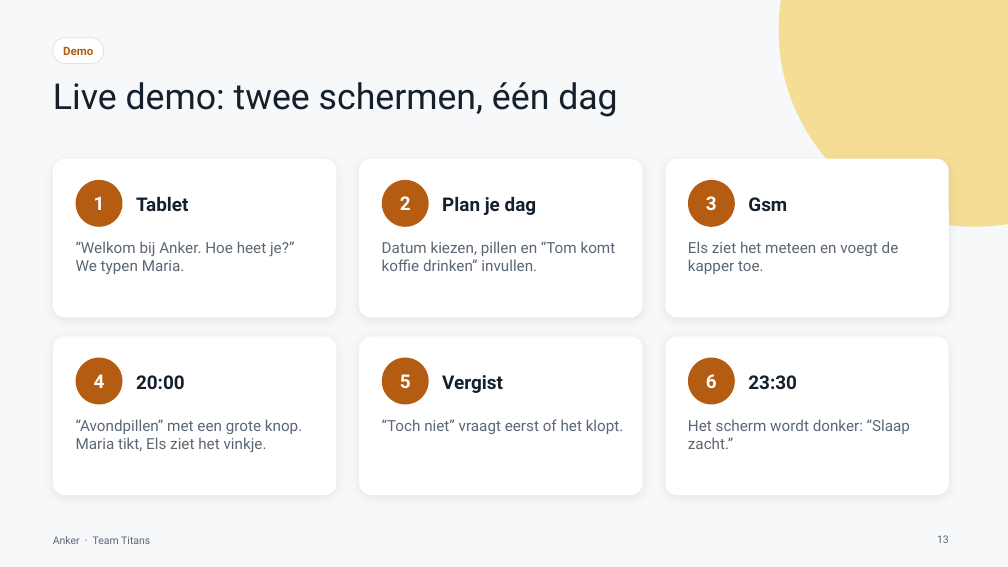
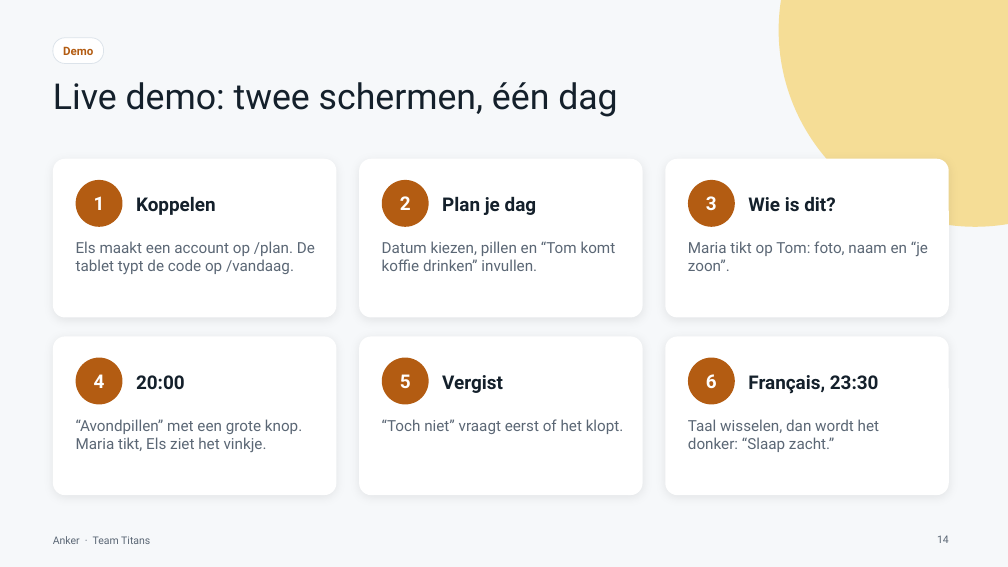
Before and after one commit to sergiuNE/Titans---Hack_The_Future, a slide deck: slide 14 of Documentation/Anker-pitch.pptx (slide 13 before the commit). Drawn at 1008x567 pixels with LibreOffice and Linux fonts; fonts in the diff are those of the drawing. Boxes give left, top, right and bottom in pixels: in the first picture for what was removed or moved away, otherwise in the second. Text is boxed around its words. In the diff, an @@ line names an element or a change of style, - is before the commit and + after.

Commit message:
Update the pitch deck to the current app
Next.js and Supabase stack, NL/FR/EN, text size, Wie is dit?, weather tip, caregiver overview and pairing code. New screenshots and a language slide; scope marks languages, sync and login as built.

```diff
--- a/Documentation/Anker-pitch.pptx
+++ b/Documentation/Anker-pitch.pptx
@@ text at [136, 196, 216, 215]: text changed @@
-Tablet
+Koppelen
@@ text at [748, 196, 835, 211]: text changed @@
-Gsm
+Wie is dit?
@@ text at [76, 241, 315, 274]: text changed @@
-“Welkom bij Anker. Hoe heet je?” We typen Maria.
+Els maakt een account op /plan. De tablet typt de code op /vandaag.
@@ text at [688, 241, 928, 271]: text changed @@
-Els ziet het meteen en voegt de kapper toe.
+Maria tikt op Tom: foto, naam en “je zoon”.
@@ text at [748, 375, 879, 394]: text changed @@
-23:30
+Français, 23:30
@@ text at [688, 419, 879, 452]: text changed @@
-Het scherm wordt donker: “Slaap zacht.”
+Taal wisselen, dan wordt het donker: “Slaap zacht.”
@@ page number at [937, 535, 949, 543]: text changed @@
-13
+14
```
Also in this commit, not shown: 5 other slides changed, 1 slide added.
